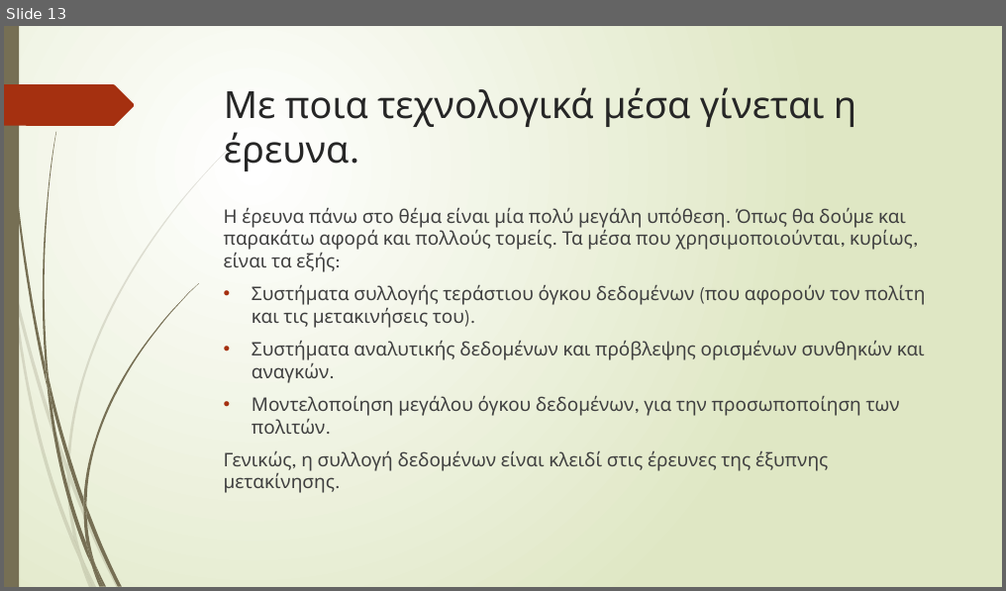
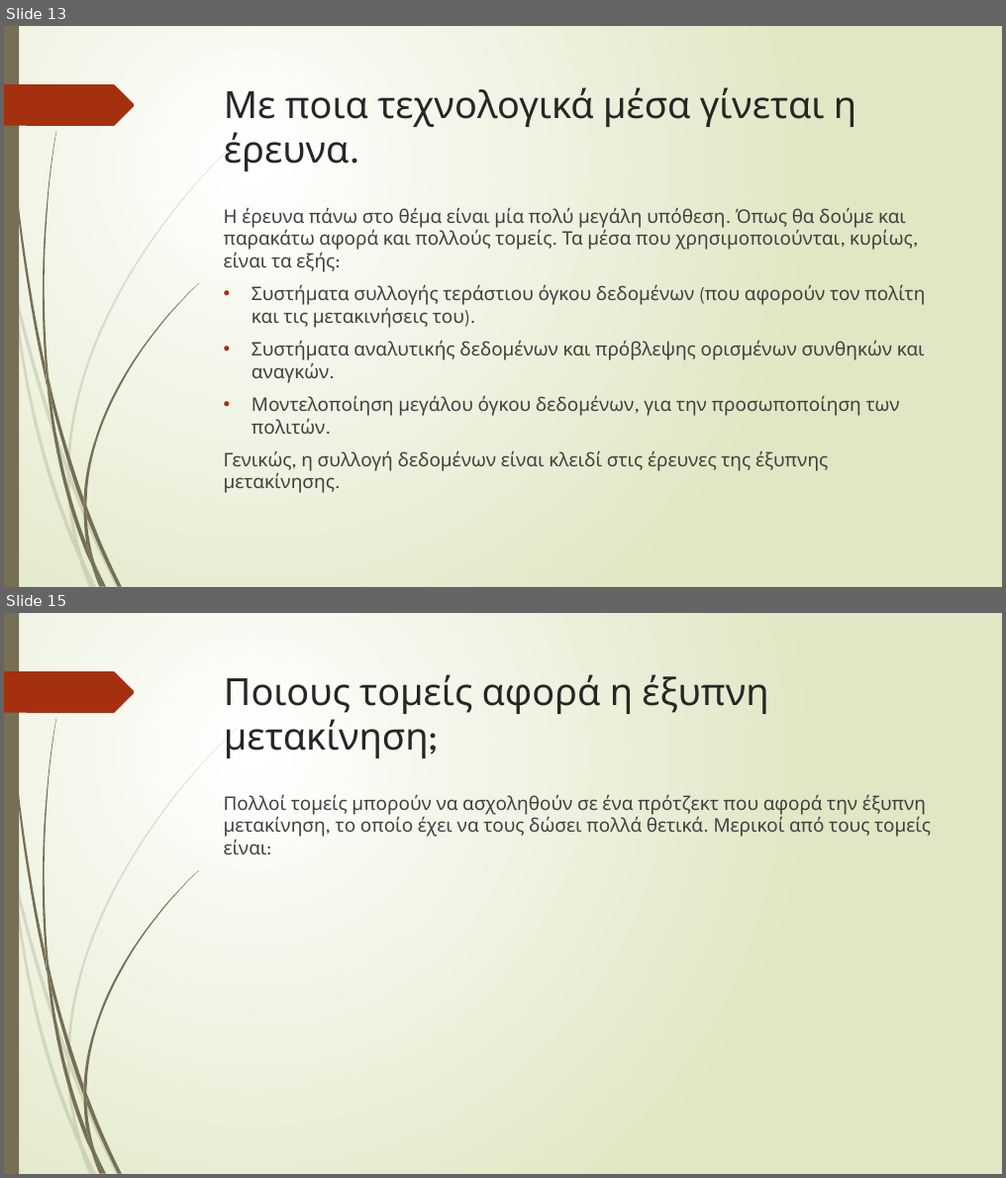
Before and after one commit to GeorgeMC2610/Contiki-Cooja-Simulations, a slide deck: final/p19204.pptx. Shown one above the other, each under a label of ours: slide 13 before the commit, slides 13 and 15 after it; the slides between them are not shown. The pictures are 1006x591 and 1006x1178 pixels, drawn with LibreOffice and Linux fonts; fonts in the diff are those of the drawing. Boxes give left, top, right and bottom in pixels: in the first picture for what was removed or moved away, otherwise in the second. Text is boxed around its words. In the diff, an @@ line names an element or a change of style, - is before the commit and + after.

Commit message:
τώρα θα βάλω τους τομείς

```diff
--- a/final/p19204.pptx
+++ b/final/p19204.pptx
@@ slide 15 added at (x1=4, y1=613, x2=1002, y2=1174), background gradient #FFFFFF to #DFE8C4; not listed: 24 template elements that a slide beside it also shows @@
@@ title added at (x1=224, y1=674, x2=768, y2=759), 36 pt, text #262626 @@
+Ποιους τομείς αφορά η έξυπνη μετακίνηση;
@@ text added at (x1=224, y1=794, x2=931, y2=855), 18 pt, text #404040 @@
+Πολλοί τομείς μπορούν να ασχοληθούν σε ένα πρότζεκτ που αφορά την έξυπνη μετακίνηση, το οποίο έχει να τους δώσει πολλά θετικά. Μερικοί από τους τομείς είναι:
```
Also in this commit, not shown: 1 other slide added, 1 slide removed.
